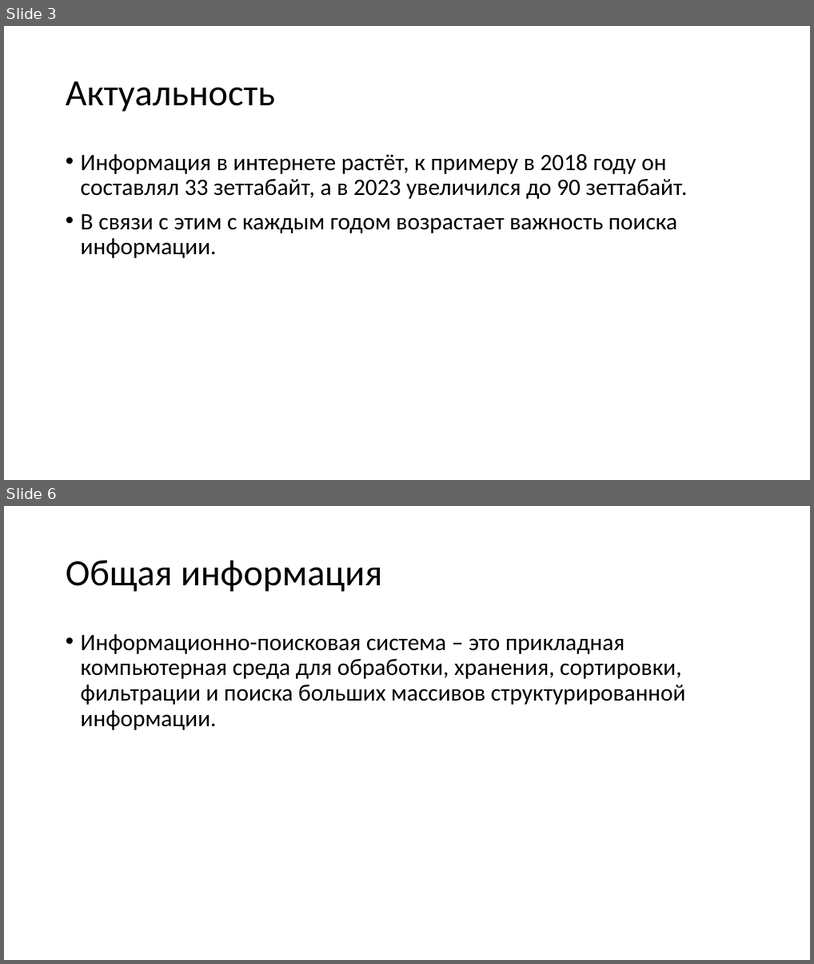
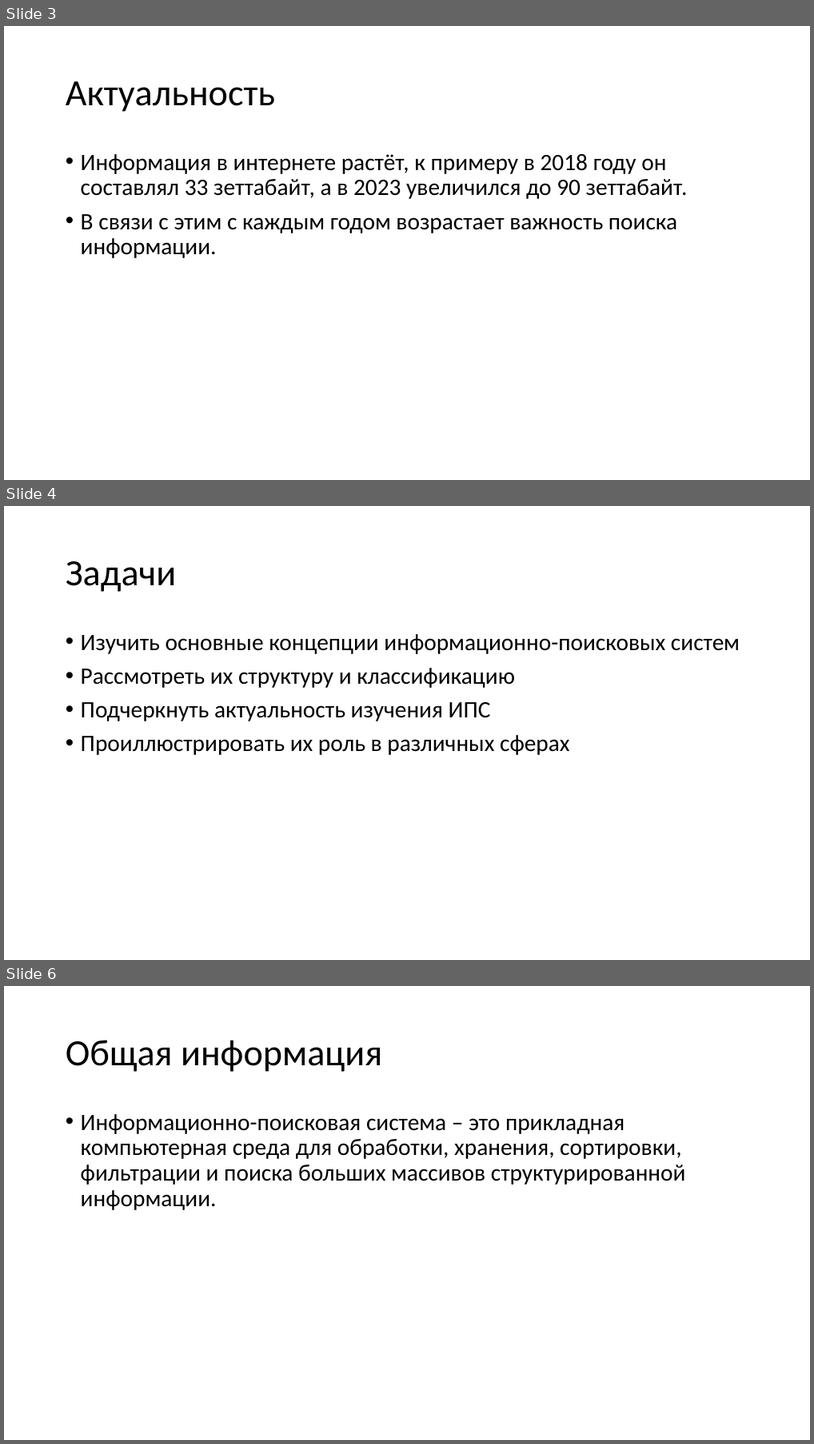
Before and after one commit to ZXTgbh/Laboratornaya-, a slide deck: pr_1.pptx. Shown one above the other, each under a label of ours: slides 3 and 6 before the commit, slides 3, 4 and 6 after it; the slides between them are not shown. The pictures are 814x964 and 814x1444 pixels, drawn with LibreOffice and Linux fonts; fonts in the diff are those of the drawing. Boxes give left, top, right and bottom in pixels: in the first picture for what was removed or moved away, otherwise in the second. Text is boxed around its words. In the diff, an @@ line names an element or a change of style, - is before the commit and + after.

```diff
--- a/pr_1.pptx
+++ b/pr_1.pptx
@@ slide 4 added at [4,506,810,960], background #FFFFFF @@
@@ title added at [66,561,176,592], 44 pt, text #000000 @@
+Задачи
@@ text added at [81,634,740,755], 28 pt, text #000000 @@
+• Изучить основные концепции информационно-поисковых систем
+• Рассмотреть их структуру и классификацию
+• Подчеркнуть актуальность изучения ИПС
+• Проиллюстрировать их роль в различных сферах
```
Also in this commit, not shown: 2 slides changed, 9 other slides added, 5 slides removed.
